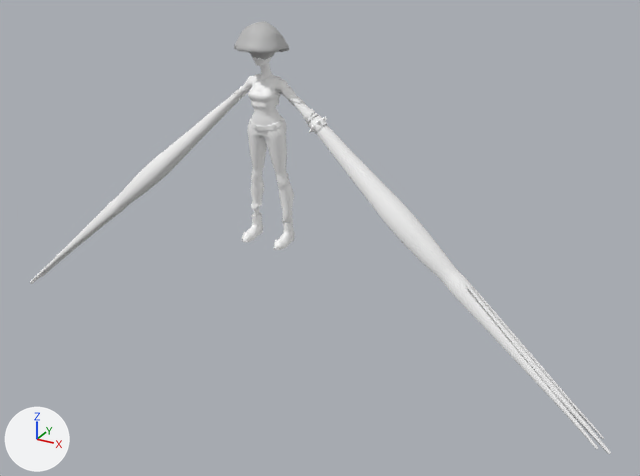
The FBX model Assets/Meshes/Characters/enemy_monster_rig.fbx as it was, and as the next commit left it.
Camera for both pictures: a camera (50 mm lens) standing at (5.83, -9.23, 4.79) and looking at (0.7, 0.1, 0.12). The lights are fixed; the arrows at lower left show +X, +Y and +Z. Where no turn or scale is listed for an object, it has been applied to the vertices.

In view in the first picture: 'mushroom_head:mushreoomHead_geo', 'squidfingers_geo'.
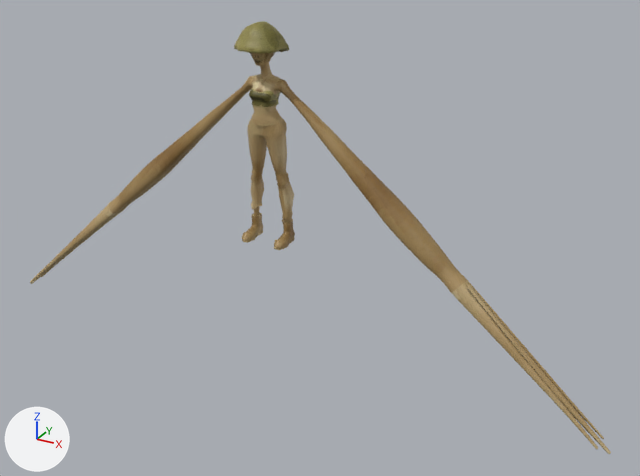
What differs and where, as boxes (x1, y1, x2, y2) in the pictures (640 x 476 px):
'squidfingers_geo', surface changed (white to brown): (30, 57, 611, 454) in both
'mushroom_head:mushreoomHead_geo', surface changed (grey to yellow): (234, 21, 289, 60) in both

Patch to the scene script:
```diff
--- a/Assets/Meshes/Characters/enemy_monster_rig.fbx.py
+++ b/Assets/Meshes/Characters/enemy_monster_rig.fbx.py
@@ img_enemy_diffuse_jpg @@
+img_enemy_diffuse_jpg = load_image('enemy_diffuse.jpg', '../../Textures/enemy_diffuse.jpg', 1024, 1024, 'sRGB')
@@ mat_enemymonster_mtl @@
 mat_enemymonster_mtl = principled_material('enemyMonster_mtl')
-mat_enemymonster_mtl.base_color = (1.0, 1.0, 1.0)  # white #ffffff
+mat_enemymonster_mtl.texture = img_enemy_diffuse_jpg
```
